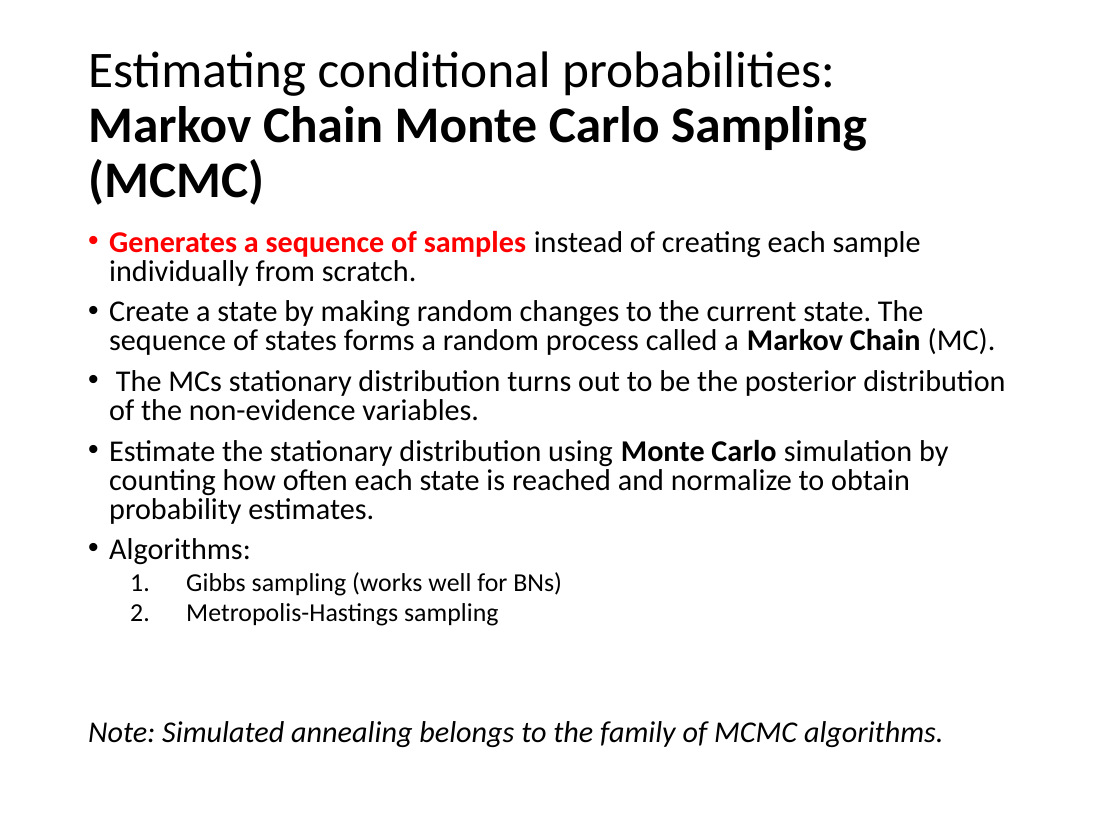
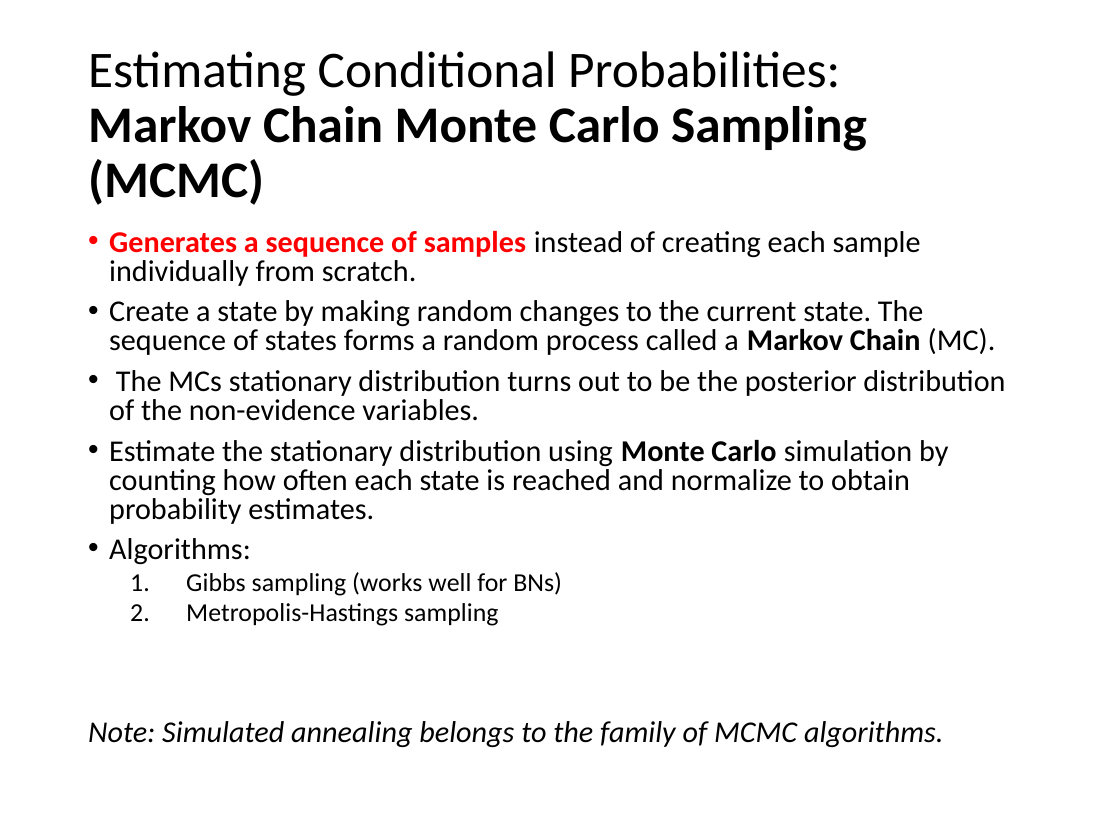
Before and after one commit to mhahsler/CS7320-AI, a slide deck: slide 40 of slides/13_bayes_nets.pptx (slide 37 before the commit). Drawn at 1120x840 pixels with LibreOffice and Linux fonts; fonts in the diff are those of the drawing. Boxes give left, top, right and bottom in pixels: in the first picture for what was removed or moved away, otherwise in the second. Text is boxed around its words. In the diff, an @@ line names an element or a change of style, - is before the commit and + after.

```diff
--- a/slides/13_bayes_nets.pptx
+++ b/slides/13_bayes_nets.pptx
@@ title at <box>88,51,867,205</box>: text changed @@
-Estimating conditional probabilities:
-Markov Chain Monte Carlo Sampling (MCMC)
+Estimating Conditional Probabilities:
+Markov Chain Monte Carlo Sampling (MCMC)
```
Also in this commit, not shown: 16 other slides changed, 5 slides added, 2 slides removed, 3 other files.
